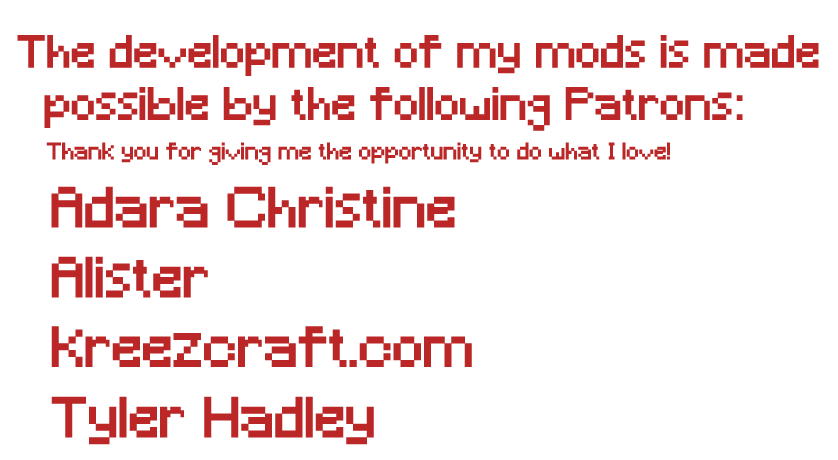
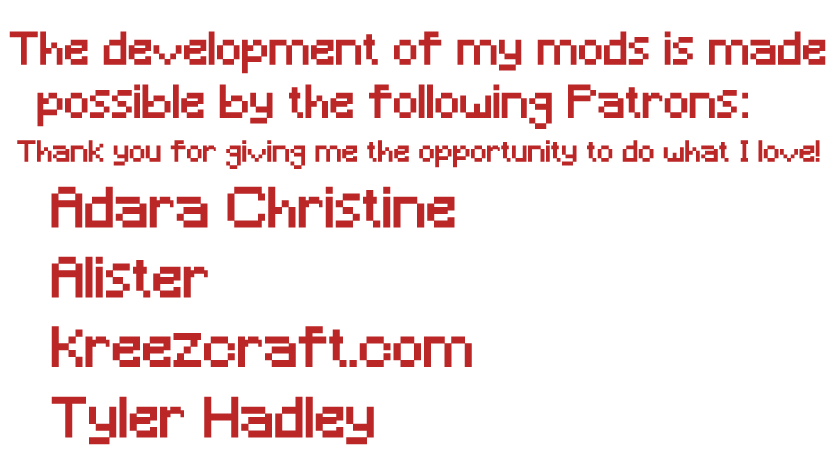
Comparing the layer stacks of the two 838 x 460 images. Changes:
painted on "Thank you for giving me the opportunity to do what I love!" over [17, 140, 820, 169]
painted on "The development of my mods is made possible by the following" over [9, 31, 826, 131]
showed "Layer 1", painted on it over [9, 31, 826, 169]
